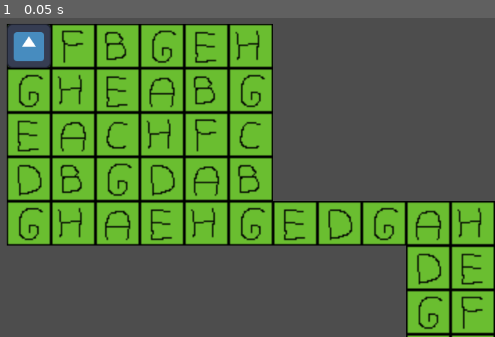
Above: before the commit, frame 1.
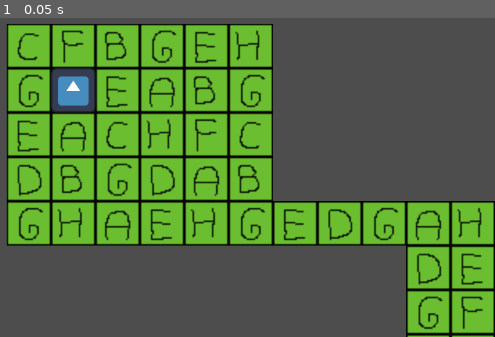
Above: after the commit, the same moment.

Repository: Bkasprzyk2077/HackYeah
Game: Godot game, scene res://levels/main.tscn
Same seed, same stepped clock (60 frames per second), same inputs: the game is played once before the commit and once after it. The engine's default icon, where the game draws it, is replaced by a stand-in: a white triangle on a blue panel in a dark square.
Inputs:
- Up to frame 1 (0.05 s): no input

The runs differ from the first frame. In frame 1, 2.5% of the frame differs, in the area x 1-20%, y 1-30%.
Error before the commit: Parse Error: Expected expression as the function argument. (res://lemur/lemur.gd:17)

Commit message:
movement

Diff:
--- a/lemur/lemur.gd
+++ b/lemur/lemur.gd
@@ -14,5 +14,13 @@
 func move(letter: String):
 	if !tile_map:
 		return
-	var position_in_map = tile_map.get_coords_for_body_rid(
-	#var surronding_tiles = tile_map.get_surrounding_cells()
+	var position_in_map = tile_map.local_to_map(global_position)
+	var surronding_tiles = tile_map.get_surrounding_cells(position_in_map)
+	#if letter.to_upper() == get_parent().tiles_and_letters[position_in_map]:
+		#global_position = tile_map.map_to_local(position_in_map)
+		#print("test")
+	for n in surronding_tiles:
+		if get_parent().tiles_and_letters.has(n):
+			if letter.to_upper() == get_parent().tiles_and_letters[n]:
+				global_position = tile_map.map_to_local(n)
+		#print(get_parent().tiles_and_letters)
--- a/levels/main.gd
+++ b/levels/main.gd
@@ -13,15 +13,16 @@
 	"H": Vector2i(1,2),
 }
 
+var tiles_and_letters: Dictionary = {}
+
 # Called when the node enters the scene tree for the first time.
 func _ready():
-
 	for cell in tile_map.get_used_cells():
 		if tile_map.get_cell_atlas_coords(cell) == Vector2i(2,2):
 			var random_cell = get_unique_tile(cell)
 			tile_map.set_cell(cell, 2, random_cell)
+			tiles_and_letters[cell] = cells.find_key(random_cell)
 			#await get_tree().create_timer(1).timeout
-
 
 func get_unique_tile(cell):
 	var neightbours = tile_map.get_surrounding_cells(cell)
--- a/levels/main.tscn
+++ b/levels/main.tscn
@@ -32,5 +32,5 @@
 tile_set = SubResource("TileSet_o6i83")
 
 [node name="Lemur" parent="." node_paths=PackedStringArray("tile_map") instance=ExtResource("3_tjkdi")]
-position = Vector2(-48, -48)
+position = Vector2(-16, -16)
 tile_map = NodePath("../TileMapLayer")
